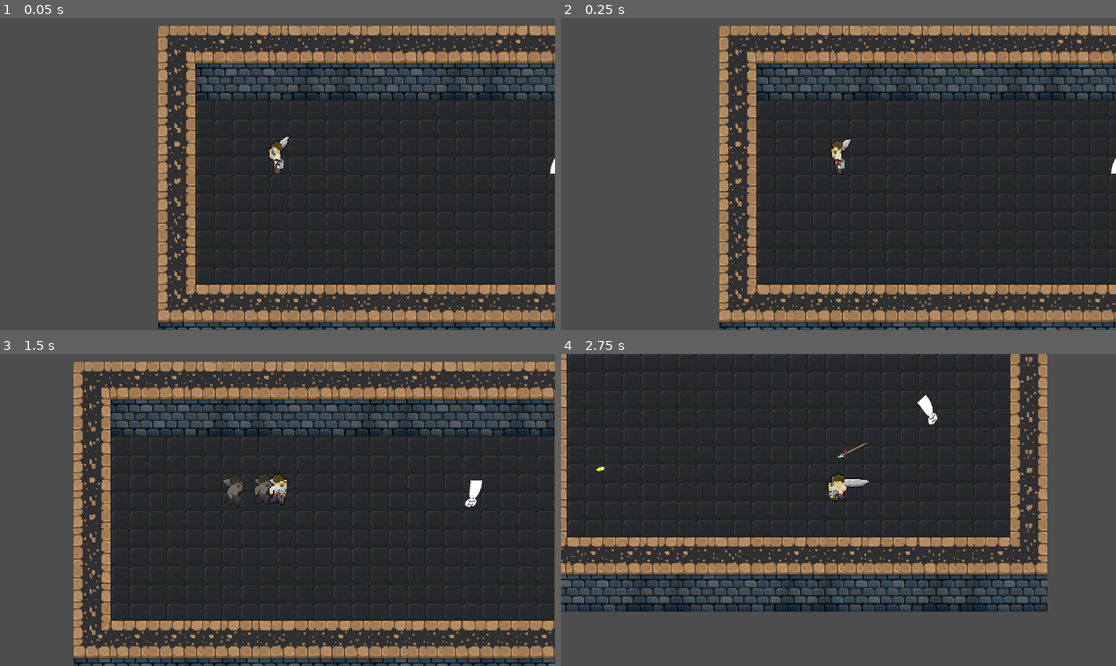
Above: before the commit, frames 1-4 (two rows, left to right).
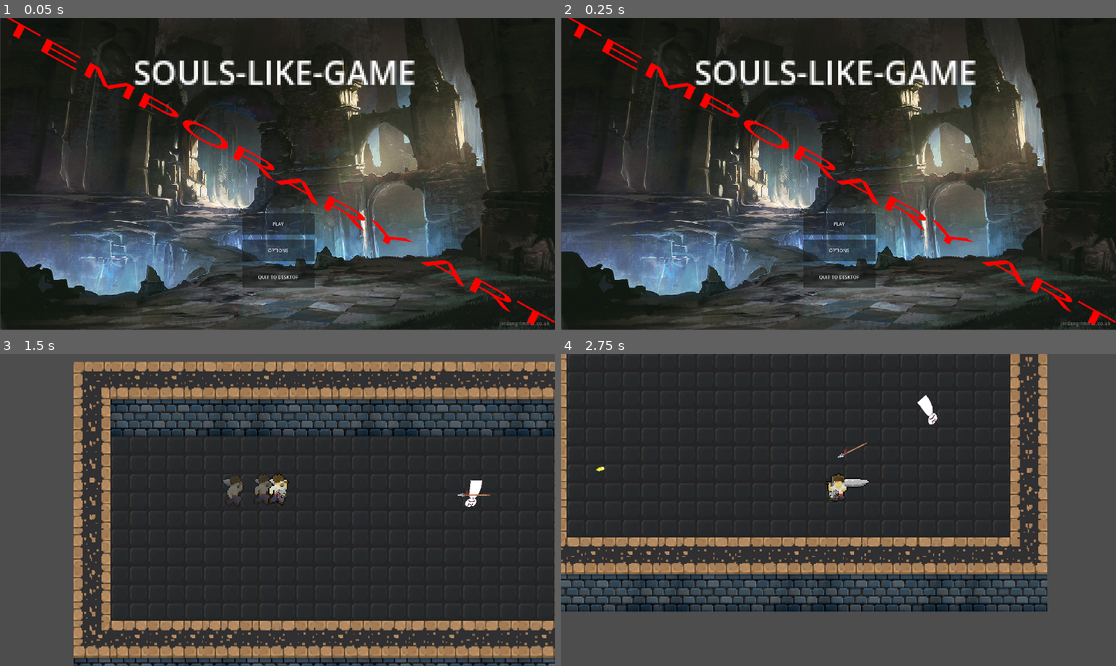
Above: after the commit, the same moments.

Repository: yeahright03/souls-like-game
Game: Godot game, scene res://scenes/mainMenu.tscn
The game is run twice, just before and just after one commit, with the same random seed, the same clock (stepped at 60 frames per second) and the same inputs. Before the commit the project starts from res://scenes/game.tscn.
Inputs (mouse positions are in pixels of both pictures, inside the frame that each line leads up to):
- Up to frame 1 (0.05 s): no input
- Up to frame 2 (0.25 s): no input
- Up to frame 3 (1.5 s): click (277, 559) at 0.5 s, where only the run after the commit has a clickable "PLAY"; move the mouse to (399, 494) at 1.27 s; hold D (moveRight) from 1.28 s (still down); tap Shift (moveDodge) at 1.35 s
- Up to frame 4 (2.75 s): move the mouse to (727, 525) at 2.02 s; release D (moveRight) at 2.03 s; hold S (moveDown) from 2.03 s (still down); click (727, 525) at 2.1 s

The runs differ from the first frame. In frame 1, 74% of the frame differs, in the area x 0-100%, y 0-100%; in frame 2, 74%; in frame 3, less than 0.1%; in frame 4, nothing differs.

Commit message:
update project.godot
changed run scene

Diff:
--- a/project.godot
+++ b/project.godot
@@ -11,7 +11,7 @@
 [application]
 
 config/name="souls-like-game"
-run/main_scene="uid://c28hykosgx7lb"
+run/main_scene="uid://c3mdrqrijy754"
 config/features=PackedStringArray("4.4", "Forward Plus")
 config/icon="res://icon.svg"
 
